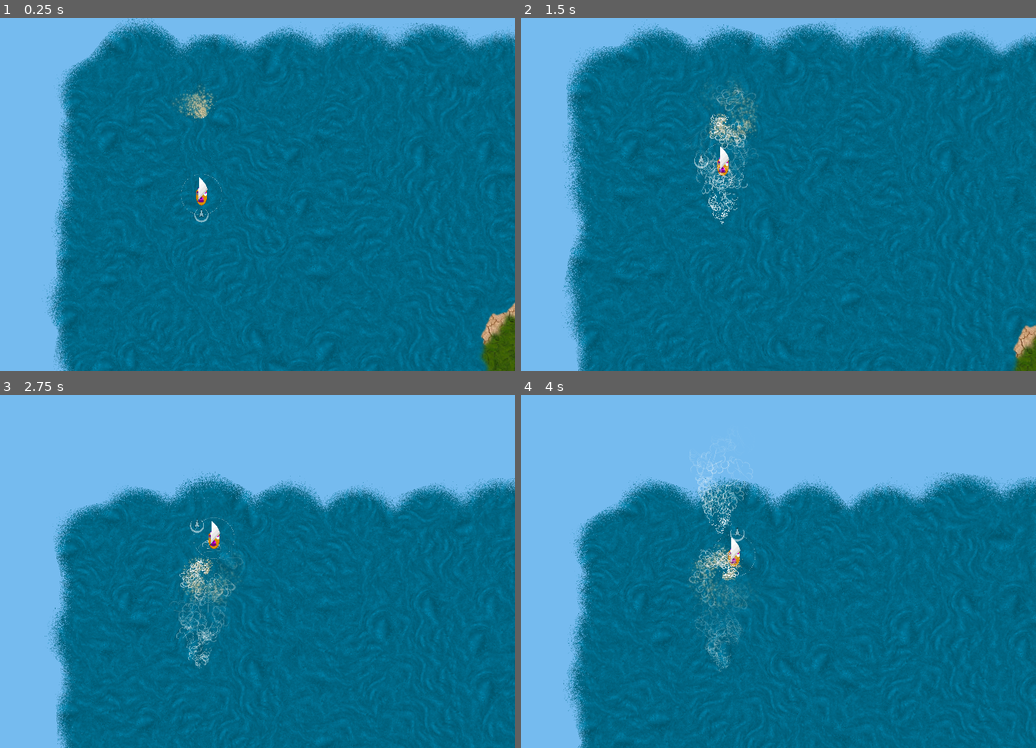
Above: before the commit, frames 1-4 (two rows, left to right).
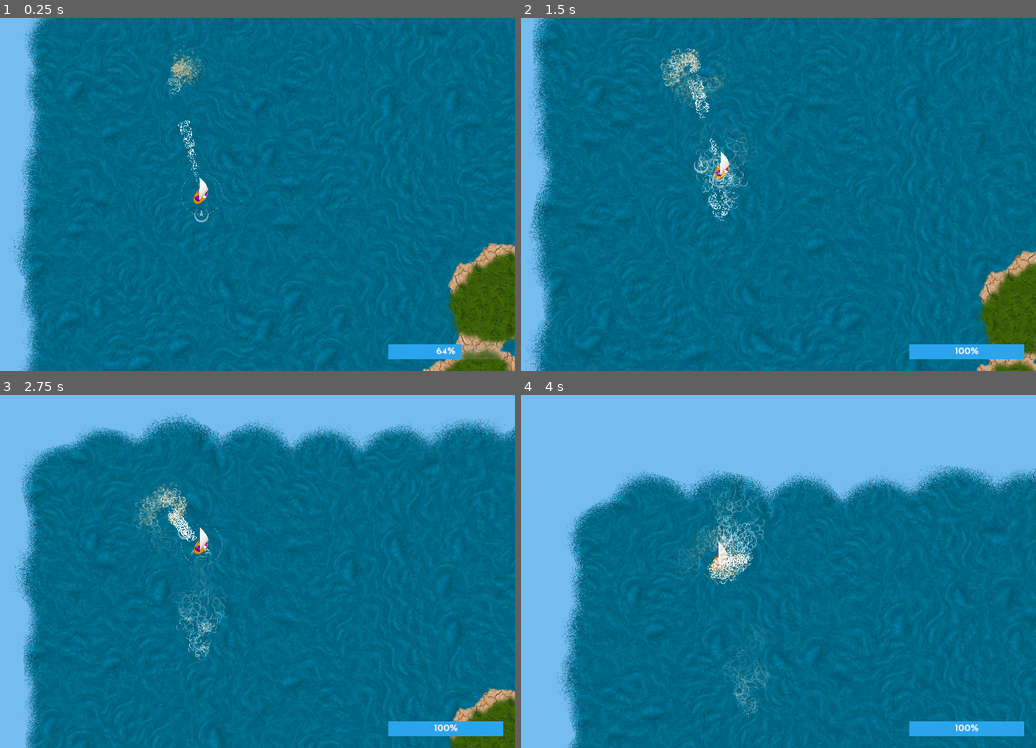
Above: after the commit, the same moments.

Repository: derhannesb/mergicians
Game: Godot game, scene res://scenes/main.tscn
The game is run twice, just before and just after one commit, with the same random seed, the same clock (stepped at 60 frames per second) and the same inputs.
Inputs:
- Up to frame 1 (0.25 s): no input
- Up to frame 2 (1.5 s): hold D (right) 0.53-1.28 s; hold Space (action) 0.53-1.28 s; hold A (left) from 1.28 s (still down); tap Page Up (zoom_in) at 1.35 s
- Up to frame 3 (2.75 s): release A (left) at 2.03 s; hold D (right) from 2.03 s (still down); tap Page Down (zoom_out) at 2.1 s
- Up to frame 4 (4 s): tap Space (action) at 2.85 s; release D (right) at 3.53 s; hold A (left) from 3.53 s (still down); tap Page Up (zoom_in) at 3.6 s

The runs differ from the first frame. In frame 1, 22% of the frame differs, in the area x 1-100%, y 0-100%; in frame 2, 24%; in frame 3, 30%, in the area x 2-100%, y 4-100%; in frame 4, 11%.

Commit message:
add energy beam and basic gui

Diff:
--- a/project.godot
+++ b/project.godot
@@ -58,5 +58,6 @@
 
 [rendering]
 
+quality/intended_usage/framebuffer_allocation=0
 environment/default_clear_color=Color( 0.46049, 0.736261, 0.9375, 1 )
 environment/default_environment="res://default_env.tres"
--- /dev/null
+++ b/scenes/EnergyBeam.tres
@@ -0,0 +1,65 @@
+[gd_resource type="ParticlesMaterial" load_steps=5 format=2]
+
+[sub_resource type="Gradient" id=10]
+
+offsets = PoolRealArray( 0, 0.14, 0.61, 1 )
+colors = PoolColorArray( 1, 1, 1, 0, 1, 1, 1, 1, 1, 1, 1, 1, 1, 1, 1, 0 )
+
+[sub_resource type="GradientTexture" id=11]
+
+flags = 4
+gradient = SubResource( 10 )
+width = 2048
+
+[sub_resource type="Curve" id=12]
+
+min_value = 0.0
+max_value = 1.0
+bake_resolution = 100
+_data = [ Vector2( 0, 1 ), 0.0, 0.0831801, 0, 0, Vector2( 1, 0.134766 ), -2.257, 0.0, 0, 0 ]
+
+[sub_resource type="CurveTexture" id=13]
+
+flags = 4
+width = 2048
+curve = SubResource( 12 )
+
+[resource]
+
+render_priority = 0
+trail_divisor = 1
+emission_shape = 0
+flag_align_y = false
+flag_rotate_y = false
+flag_disable_z = true
+spread = 0.0
+flatness = 0.0
+gravity = Vector3( 0, 0, 0 )
+initial_velocity = 100.0
+initial_velocity_random = 0.0
+angular_velocity = 99.94
+angular_velocity_random = 0.5
+orbit_velocity = 0.0
+orbit_velocity_random = 0.0
+linear_accel = 0.0
+linear_accel_random = 0.0
+radial_accel = 0.0
+radial_accel_random = 0.0
+tangential_accel = 0.0
+tangential_accel_random = 0.0
+damping = 0.0
+damping_random = 0.0
+angle = 360.0
+angle_random = 1.0
+scale = 0.1
+scale_random = 0.0
+scale_curve = SubResource( 13 )
+color_ramp = SubResource( 11 )
+hue_variation = 0.0
+hue_variation_random = 0.0
+anim_speed = 50.0
+anim_speed_random = 1.0
+anim_offset = 0.0
+anim_offset_random = 0.0
+anim_loop = false
+_sections_unfolded = [ "Angle", "Angular Velocity", "Animation", "Color", "Gravity", "Hue Variation", "Initial Velocity", "Linear Accel", "Scale" ]
--- a/scenes/Ship.gd
+++ b/scenes/Ship.gd
@@ -6,9 +6,13 @@
 var placement_speed = 3
 var placement_speed_rotation = 4
 
+var max_energy = 100
+var energy = max_energy / 2
+
+var storm = null
 
 func _ready():
-	pass
+	$EnergyBeam.hide()
 
 func _physics_process(delta):
 	if (cooldown > 0):
@@ -48,3 +52,29 @@
 
 	# $Ship.rotation = position.angle_to (linear_velocity.normalized()) - PI/2 - rotation
 	$Sail.rotation = - rotation
+
+	if (storm != null):
+		var distance = global_position.distance_to(storm.global_position)
+		$EnergyBeam.scale = Vector2(distance / storm.outer_radius, distance / storm.outer_radius) * 2
+		$EnergyBeam.global_position = storm.global_position
+		$EnergyBeam.rotation = -rotation + storm.global_position.angle_to_point(global_position) - PI
+
+
+func enter_storm(storm):
+	self.storm = storm
+	$EnergyBeam.show()
+
+func exit_storm():
+	self.storm = null
+	$EnergyBeam.hide()
+
+func push_energy(var energy):
+	update_energy(energy)
+
+func update_energy(add_energy):
+	self.energy += add_energy
+	if (self.energy < 0):
+		self.energy = 0
+	if (self.energy > self.max_energy):
+		self.energy = self.max_energy
+	$GUI/EnergyMeter.value = self.energy
--- a/scenes/Ship.tscn
+++ b/scenes/Ship.tscn
@@ -6,6 +6,9 @@
 [ext_resource path="res://gfx/cloud-shape3.png" type="Texture" id=4]
 [ext_resource path="res://gfx/WizardBoat.png" type="Texture" id=5]
 [ext_resource path="res://gfx/Sail.png" type="Texture" id=6]
+[ext_resource path="res://fonts/JosefinSans-Bold.ttf" type="DynamicFontData" id=7]
+[ext_resource path="res://scenes/EnergyBeam.tres" type="Material" id=8]
+[ext_resource path="res://gfx/cloud-shape1.png" type="Texture" id=9]
 
 [sub_resource type="Gradient" id=1]
 
@@ -76,11 +79,77 @@
 custom_solver_bias = 0.0
 radius = 25.0
 
+[sub_resource type="StyleBoxFlat" id=7]
+
+content_margin_left = -1.0
+content_margin_right = -1.0
+content_margin_top = -1.0
+content_margin_bottom = -1.0
+bg_color = Color( 0.166351, 0.640995, 0.925781, 1 )
+draw_center = true
+border_width_left = 0
+border_width_top = 0
+border_width_right = 0
+border_width_bottom = 0
+border_color = Color( 0.8, 0.8, 0.8, 1 )
+border_blend = false
+corner_radius_top_left = 0
+corner_radius_top_right = 0
+corner_radius_bottom_right = 0
+corner_radius_bottom_left = 0
+corner_detail = 8
+expand_margin_left = 0.0
+expand_margin_right = 0.0
+expand_margin_top = 0.0
+expand_margin_bottom = 0.0
+shadow_color = Color( 0, 0, 0, 0.6 )
+shadow_size = 0
+anti_aliasing = true
+anti_aliasing_size = 1
+_sections_unfolded = [ "Border" ]
+
+[sub_resource type="StyleBoxFlat" id=8]
+
+content_margin_left = -1.0
+content_margin_right = -1.0
+content_margin_top = -1.0
+content_margin_bottom = -1.0
+bg_color = Color( 0.6, 0.6, 0.6, 0.237569 )
+draw_center = true
+border_width_left = 0
+border_width_top = 0
+border_width_right = 0
+border_width_bottom = 0
+border_color = Color( 0.8, 0.8, 0.8, 1 )
+border_blend = false
+corner_radius_top_left = 0
+corner_radius_top_right = 0
+corner_radius_bottom_right = 0
+corner_radius_bottom_left = 0
+corner_detail = 8
+expand_margin_left = 0.0
+expand_margin_right = 0.0
+expand_margin_top = 0.0
+expand_margin_bottom = 0.0
+shadow_color = Color( 0, 0, 0, 0.6 )
+shadow_size = 0
+anti_aliasing = true
+anti_aliasing_size = 1
+
+[sub_resource type="DynamicFont" id=9]
+
+size = 30
+use_mipmaps = true
+use_filter = true
+font_data = ExtResource( 7 )
+_sections_unfolded = [ "Font", "Settings" ]
+
 [node name="Ship" type="RigidBody2D" index="0" groups=[
 "ship",
 ]]
 
 position = Vector2( 299.754, 213.451 )
+rotation = 0.646455
 input_pickable = false
 collision_layer = 3
 collision_mask = 1
@@ -130,6 +199,8 @@
 
 [node name="Placement" type="Node2D" parent="." index="1"]
 
+editor/display_folded = true
+
 [node name="PlacementCircle" type="Sprite" parent="Placement" index="0"]
 
 editor/display_folded = true
@@ -147,6 +218,7 @@
 
 [node name="Trail" type="Node2D" parent="." index="2"]
 
+editor/display_folded = true
 rotation = -3.14159
 _sections_unfolded = [ "Transform" ]
 
@@ -189,3 +261,63 @@
 texture = ExtResource( 6 )
 offset = Vector2( 5, -15 )
 _sections_unfolded = [ "Offset" ]
+
+[node name="GUI" type="CanvasLayer" parent="." index="6"]
+
+layer = 1
+offset = Vector2( 0, 0 )
+rotation = 0.0
+scale = Vector2( 1, 1 )
+transform = Transform2D( 1, 0, 0, 1, 0, 0 )
+
+[node name="EnergyMeter" type="ProgressBar" parent="GUI" index="0"]
+
+anchor_left = 1.0
+anchor_top = 1.0
+anchor_right = 1.0
+anchor_bottom = 1.0
+margin_left = -388.0
+margin_top = -82.0
+margin_right = -36.0
+margin_bottom = -36.0
+rect_pivot_offset = Vector2( 0, 0 )
+rect_clip_content = false
+mouse_filter = 0
+mouse_default_cursor_shape = 0
+size_flags_horizontal = 1
+size_flags_vertical = 0
+custom_styles/fg = SubResource( 7 )
+custom_styles/bg = SubResource( 8 )
+custom_fonts/font = SubResource( 9 )
+min_value = 0.0
+max_value = 100.0
+step = 1.0
+page = 0.0
+value = 50.0
+exp_edit = false
+rounded = false
+percent_visible = true
+_sections_unfolded = [ "Grow Direction", "Margin", "Percent", "Rect", "custom_colors", "custom_fonts", "custom_styles" ]
+
+[node name="EnergyBeam" type="Particles2D" parent="." index="7"]
+
+rotation = -0.496117
+emitting = true
+amount = 32
+lifetime = 2.0
+one_shot = false
+preprocess = 1.0
+speed_scale = 10.0
+explosiveness = 0.25
+randomness = 0.0
+fixed_fps = 0
+fract_delta = true
+visibility_rect = Rect2( -100, -100, 200, 200 )
+local_coords = false
+draw_order = 0
+process_material = ExtResource( 8 )
+texture = ExtResource( 9 )
+normal_map = null
+h_frames = 1
+v_frames = 1
+_sections_unfolded = [ "Material", "Process Material", "Textures", "Time", "Transform" ]
--- a/scenes/Storm.gd
+++ b/scenes/Storm.gd
@@ -2,20 +2,39 @@
 
 var trapped = Array()
 
+export var inner_radius = 20
+export var outer_radius = 1000
+
 func _ready():
-	pass
+	var circle = CircleShape2D.new()
+	$Area2D/C2DInner.shape = circle
+	$Area2D/C2DInner.shape.radius = inner_radius
+
+	circle = CircleShape2D.new()
+	$Area2D/C2DOuter.shape = circle
+	$Area2D/C2DOuter.shape.radius = outer_radius
 
 func _physics_process(delta):
 	for body in trapped:
-		var position_difference = global_position - body.global_position
-		var normalized_difference = position_difference.normalized()
 		var distance = body.global_position.distance_to(global_position)
-		body.apply_impulse(Vector2(0,0), normalized_difference*(180-distance ))
+		if (distance <= inner_radius):
+			#push boat around:
+			var position_difference = global_position - body.global_position
+			var normalized_difference = position_difference.normalized()
+
+			body.apply_impulse(Vector2(0,0), normalized_difference*(inner_radius+60-distance ))
+
+		else:
+			#push energy to boat:
+			body.push_energy(1)
 
 func _on_Area2D_body_entered(body):
-	var distance = body.global_position.distance_to(global_position)
-	print(distance)
-	trapped.push_front(body)
+	if (body.is_in_group("ship")):
+		var distance = body.global_position.distance_to(global_position)
+		body.enter_storm(self)
+		trapped.push_front(body)
 
 func _on_Area2D_body_exited(body):
-	trapped.remove(trapped.find(body))
+	if (body.is_in_group("ship")):
+		body.exit_storm()
+		trapped.remove(trapped.find(body))
--- a/scenes/Storm.tscn
+++ b/scenes/Storm.tscn
@@ -87,23 +87,18 @@
 "values": [ 0.0, 180.0, 359.0 ]
 }
 
-[sub_resource type="CircleShape2D" id=7]
-
-custom_solver_bias = 0.0
-radius = 150.0
-
 [node name="Storm" type="Node2D" groups=[
 "storm",
 ]]
 
-position = Vector2( 71.375, 97.5222 )
-rotation = 4.10463
+position = Vector2( 134.615, 95.3415 )
 script = ExtResource( 1 )
 _sections_unfolded = [ "Transform" ]
+inner_radius = 20
+outer_radius = 1000
 
 [node name="Graphics" type="Node2D" parent="." index="0"]
 
-editor/display_folded = true
 rotation = 3.10261
 _sections_unfolded = [ "Transform" ]
 
@@ -175,9 +170,9 @@
 audio_bus_name = "Master"
 _sections_unfolded = [ "Collision" ]
 
-[node name="CollisionShape2D" type="CollisionShape2D" parent="Area2D" index="0"]
+[node name="C2DInner" type="CollisionShape2D" parent="Area2D" index="0"]
 
-shape = SubResource( 7 )
+[node name="C2DOuter" type="CollisionShape2D" parent="Area2D" index="1"]
 
 [connection signal="body_entered" from="Area2D" to="." method="_on_Area2D_body_entered"]
 
--- a/scenes/main.tscn
+++ b/scenes/main.tscn
@@ -4,7 +4,7 @@
 [ext_resource path="res://scenes/Ship.tscn" type="PackedScene" id=2]
 [ext_resource path="res://scenes/Storm.tscn" type="PackedScene" id=3]
 
-[node name="World" type="Node2D" index="0"]
+[node name="World" type="Node2D"]
 
 _sections_unfolded = [ "Transform" ]
 
@@ -14,8 +14,10 @@
 
 [node name="Ship" parent="." index="1" instance=ExtResource( 2 )]
 
-position = Vector2( 297.948, 298.349 )
+position = Vector2( 398.61, 453.13 )
 
 [node name="Wind" parent="." index="2" instance=ExtResource( 3 )]
 
 position = Vector2( 304.394, 65.008 )
+inner_radius = 120
+outer_radius = 400
Binary file added: fonts/JosefinSans-Bold.ttf
Not shown: 1 places in scenes/Ship.tscn that only renumber resources
Not shown: 1 places in scenes/Storm.tscn that only renumber resources
